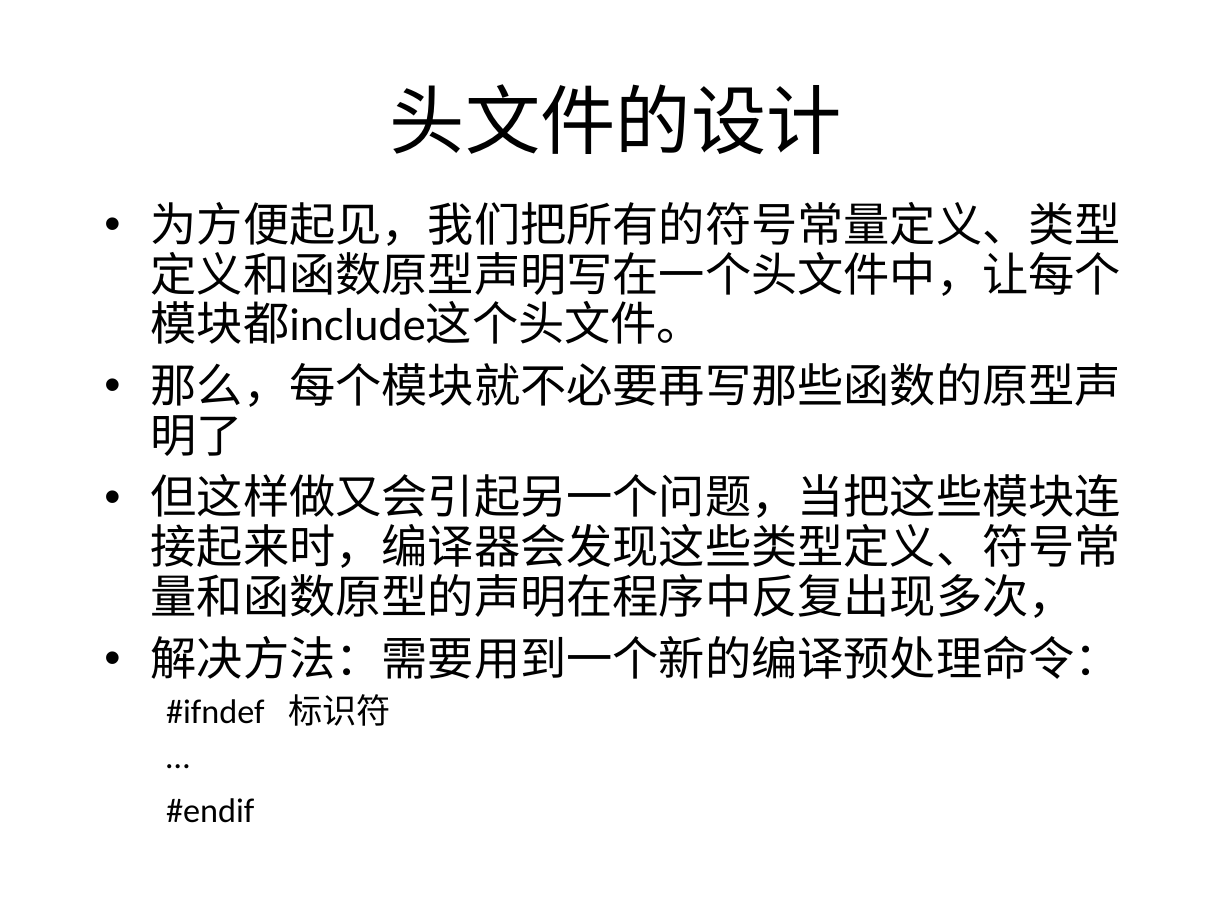
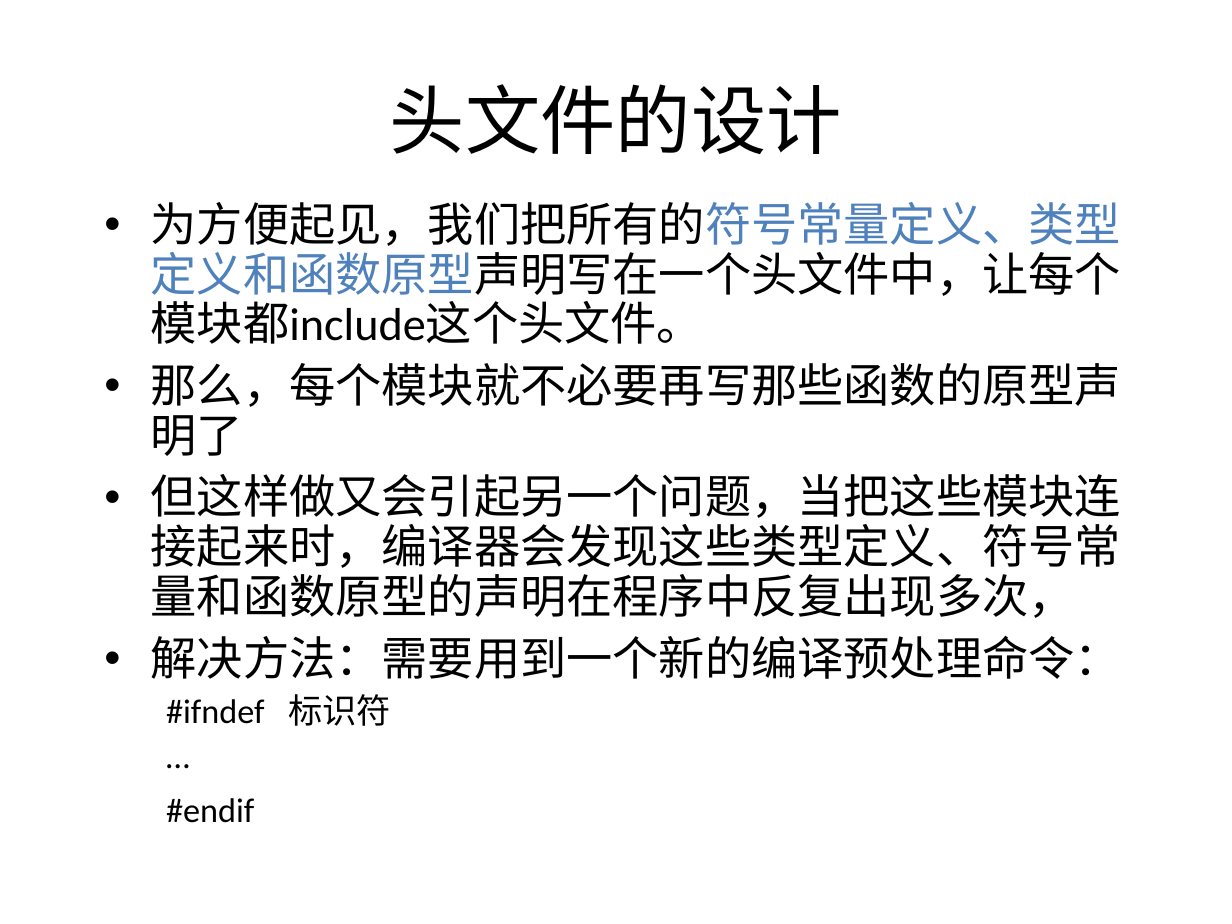
Before and after one commit to wwuhn/wwuhn.github.io, a slide deck: slide 22 of bookspcClassic/C++程序设计翁惠玉/9模块化开发.ppt. Drawn at 1232x924 pixels with LibreOffice and Linux fonts; fonts in the diff are those of the drawing. Boxes give left, top, right and bottom in pixels: in the first picture for what was removed or moved away, otherwise in the second. Text is boxed around its words. In the diff, an @@ line names an element or a change of style, - is before the commit and + after.

```diff
--- a/bookspcClassic/C++程序设计翁惠玉/9模块化开发.ppt
+++ b/bookspcClassic/C++程序设计翁惠玉/9模块化开发.ppt
@@ text at (151,202,1121,344): text colour #000000 to #4F81BD in "为方便起见，我们把所有的符号常量定义、类型定义和函数原型声明写在一个头文件中，让每个模块都include这个头文件。" @@
```
Also in this commit, not shown: 2 other slides changed.
